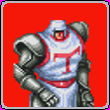
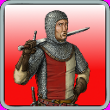
Before/after of a 110 × 110 layered artwork. What changed in the layer stack:
removed layer "Pasted Layer" over (x1=0, y1=0, x2=110, y2=110)
added layer "cadre" above "Arrière-plan" over (x1=0, y1=0, x2=110, y2=110)
renamed "Background" to "Arrière-plan", painted on it over (x1=0, y1=3, x2=110, y2=110)
added layer "fond" above "rose" over (x1=0, y1=0, x2=110, y2=110)
added layer "rose" over (x1=0, y1=0, x2=110, y2=110)
